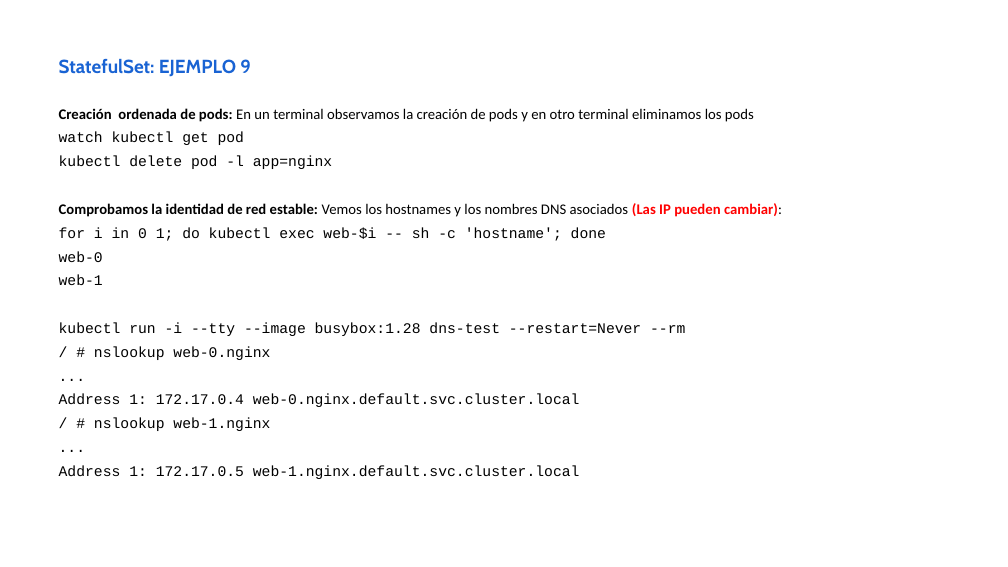
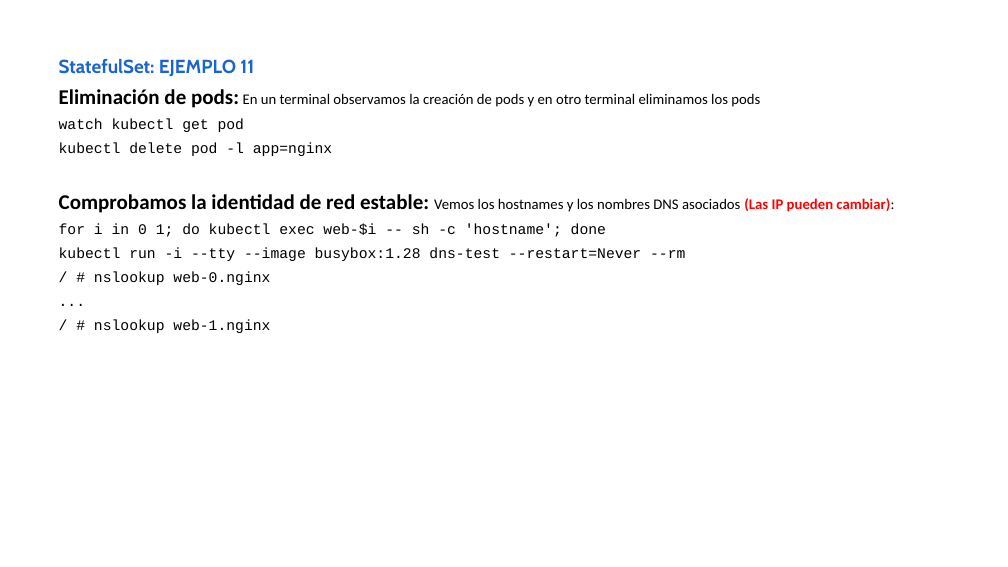
Before and after one commit to iesgn/curso_kubernetes_2020, a slide deck: slide 20 of unidad4/presentacion_unidad4.odp. Drawn at 1008x567 pixels with LibreOffice and Linux fonts; fonts in the diff are those of the drawing. Boxes give left, top, right and bottom in pixels: in the first picture for what was removed or moved away, otherwise in the second. Text is boxed around its words. In the diff, an @@ line names an element or a change of style, - is before the commit and + after.

```diff
--- a/unidad4/presentacion_unidad4.odp
+++ b/unidad4/presentacion_unidad4.odp
@@ text at bbox=[59, 59, 254, 77]: text changed @@
-StatefulSet: EJEMPLO 9
+StatefulSet: EJEMPLO 11
@@ text "Eliminación de pods: En un ...": place and size @@
-text "Eliminación de pods: En un ..." at bbox=[59, 108, 782, 479]
+text "Eliminación de pods: En un ..." at bbox=[59, 89, 894, 333]
@@ text at bbox=[59, 89, 760, 108]: text changed @@
-Creación ordenada de pods: En un terminal observamos la creación de pods y en otro terminal eliminamos los pods
+Eliminación de pods: En un terminal observamos la creación de pods y en otro terminal eliminamos los pods
@@ text at bbox=[59, 194, 894, 213]: size 14 to 20 pt in "Comprobamos la identidad de red estable:" @@
@@ text at bbox=[59, 251, 103, 285]: paragraphs removed @@
-web-0
-web-1
@@ text at bbox=[59, 394, 580, 407]: paragraph removed @@
-Address 1: 172.17.0.4 web-0.nginx.default.svc.cluster.local
@@ text at bbox=[59, 465, 580, 479]: paragraphs removed @@
-...
-Address 1: 172.17.0.5 web-1.nginx.default.svc.cluster.local
```
Also in this commit, not shown: 14 other slides changed, 1 slide added, 3 other files.
